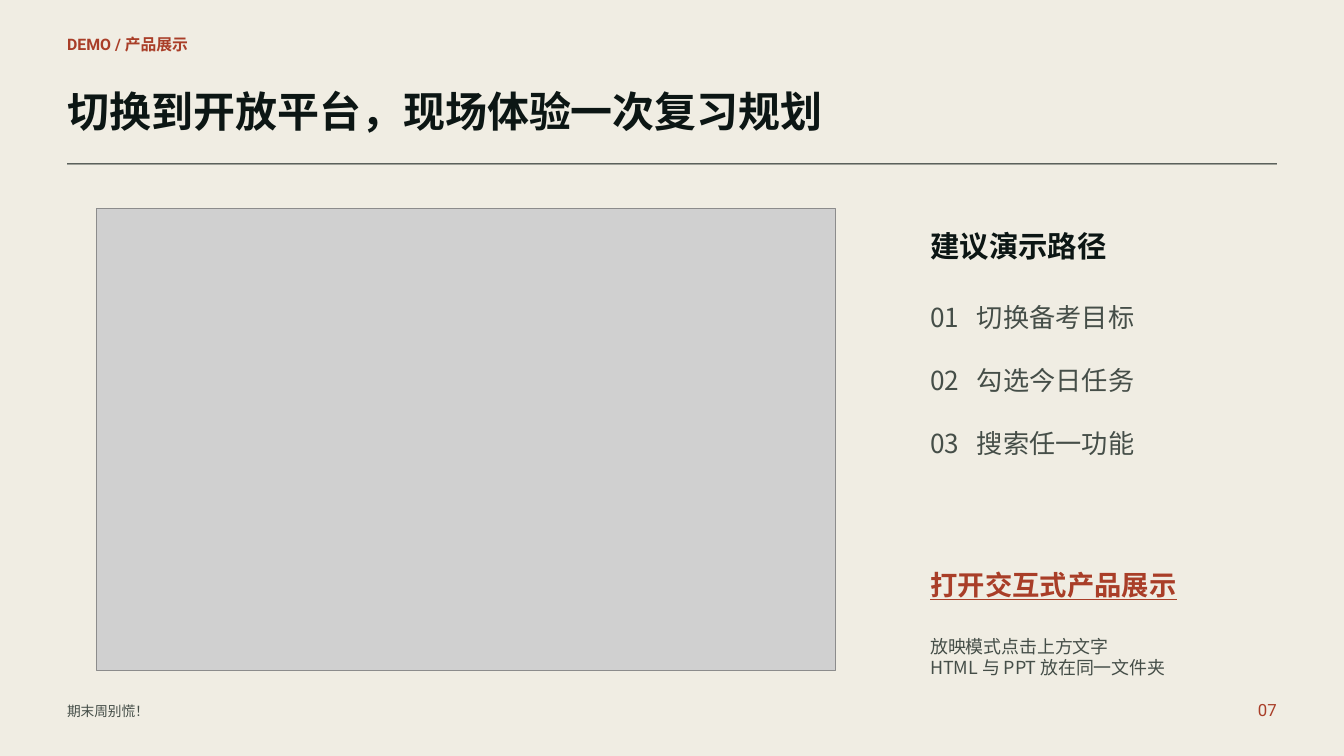
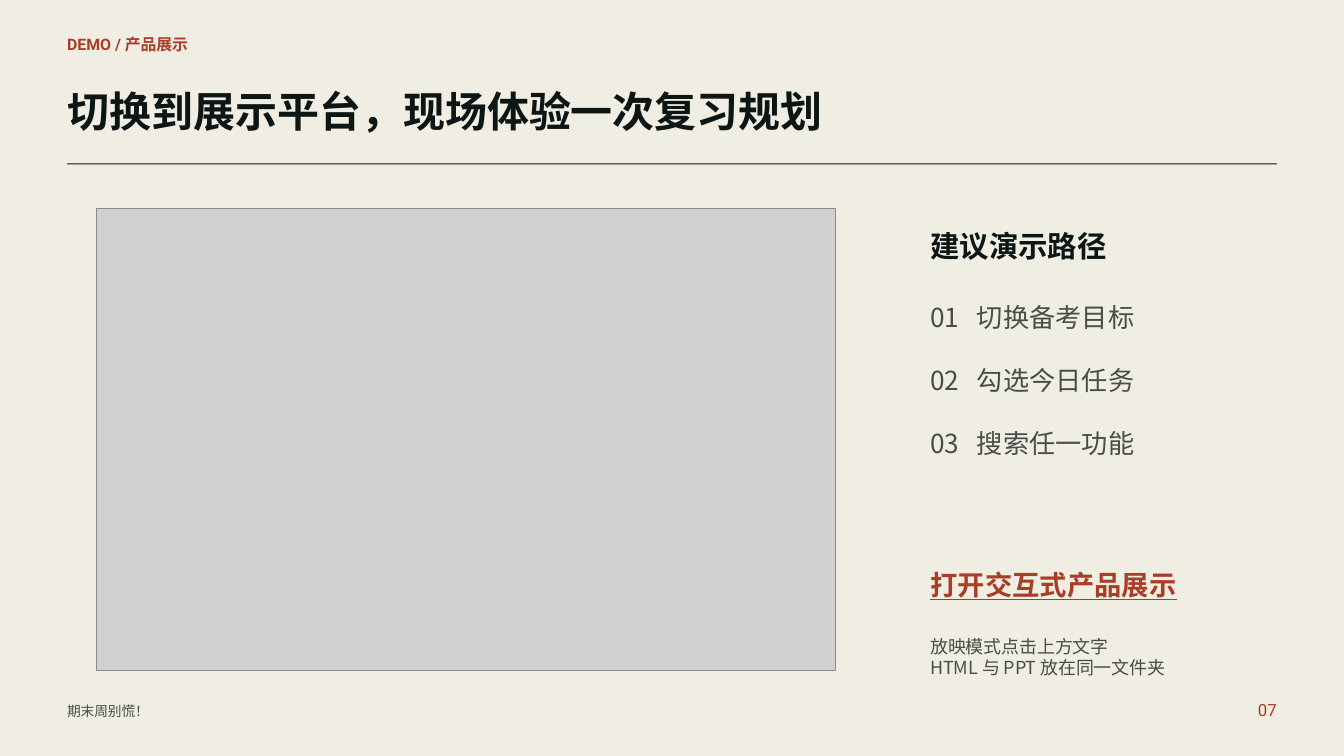
Before and after one commit to Danielliu1219/fmzh, a slide deck: slide 7 of 项目介绍/期末周别慌_结题路演.pptx. Drawn at 1344x756 pixels with LibreOffice and Linux fonts; fonts in the diff are those of the drawing; grey boxes stand for pictures. Boxes give left, top, right and bottom in pixels: in the first picture for what was removed or moved away, otherwise in the second. Text is boxed around its words. In the diff, an @@ line names an element or a change of style, - is before the commit and + after.

Commit message:
统一更名为展示平台并新增结题路演讲解提纲

```diff
--- a/项目介绍/期末周别慌_结题路演.pptx
+++ b/项目介绍/期末周别慌_结题路演.pptx
@@ text at box(67, 90, 823, 133): text changed @@
-切换到开放平台，现场体验一次复习规划
+切换到展示平台，现场体验一次复习规划
```
Also in this commit, not shown: 4 other files.
